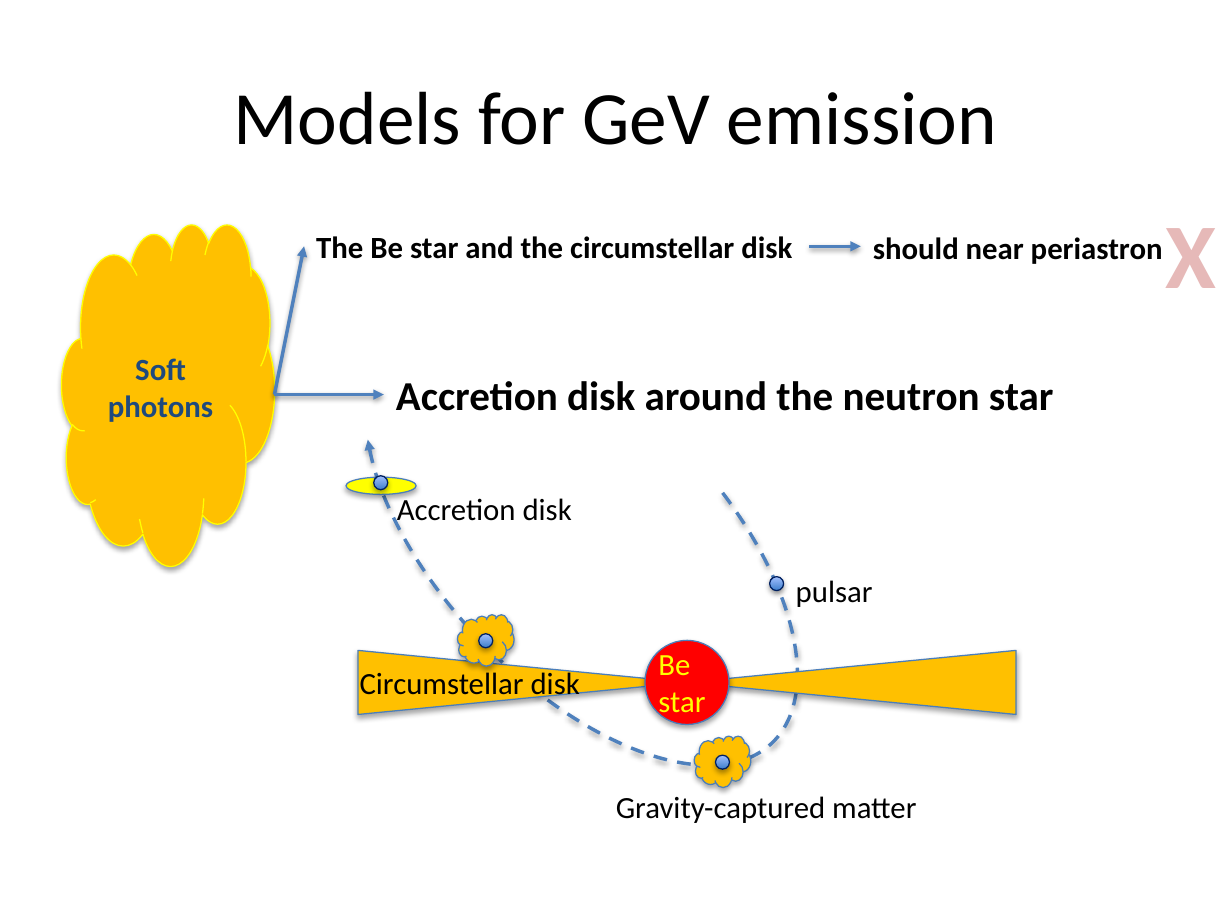
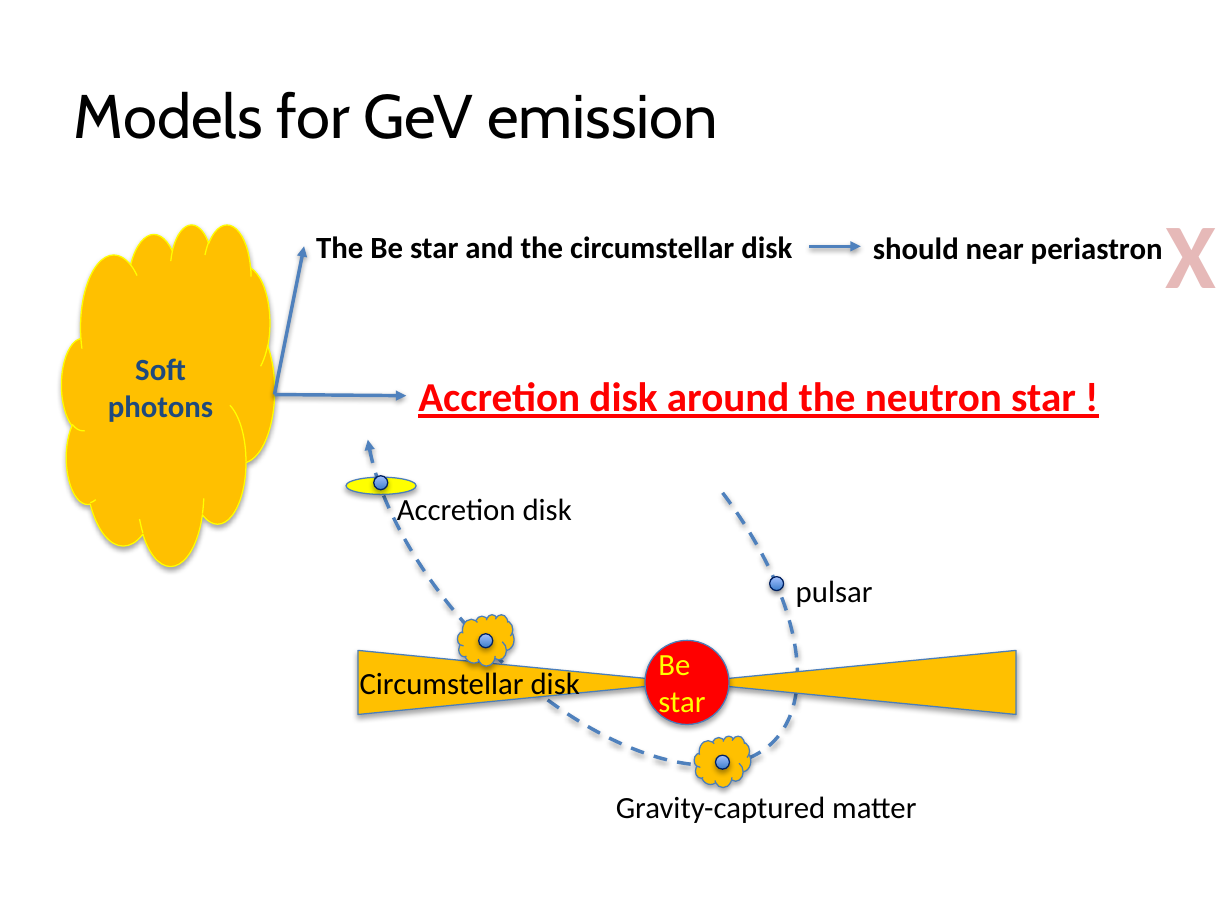
Before and after one commit to ShuxuYi/shuxuyi.github.io, a slide deck: slide 10 of lectures/FPSWUhan.pptx (slide 11 before the commit). Drawn at 1232x924 pixels with LibreOffice and Linux fonts; fonts in the diff are those of the drawing. Boxes give left, top, right and bottom in pixels: in the first picture for what was removed or moved away, otherwise in the second. Text is boxed around its words. In the diff, an @@ line names an element or a change of style, - is before the commit and + after.

```diff
--- a/lectures/FPSWUhan.pptx
+++ b/lectures/FPSWUhan.pptx
@@ title "Models for GeV emission" at [74,91,718,139]: size 44 to 36 pt, font Calibri to Cabin; alignment centre to left @@
@@ text at [418,382,1076,418]: text changed; text colour #000000 to #FF0000 @@
-Accretion disk around the neutron star
+Accretion disk around the neutron star !
@@ arrow moved from (275, 394) - (384, 394) to (275, 394) - (407, 395) @@
```
Also in this commit, not shown: 18 other slides changed, 1 slide removed, 1 other file.
